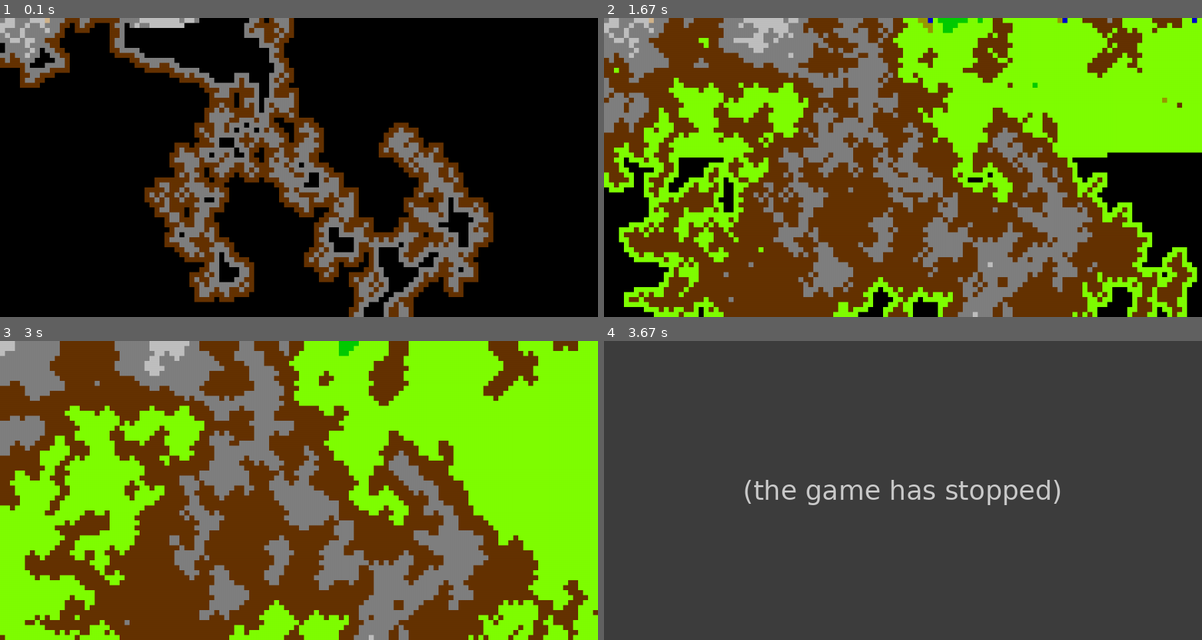
Above: before the commit, frames 1-4 (two rows, left to right).
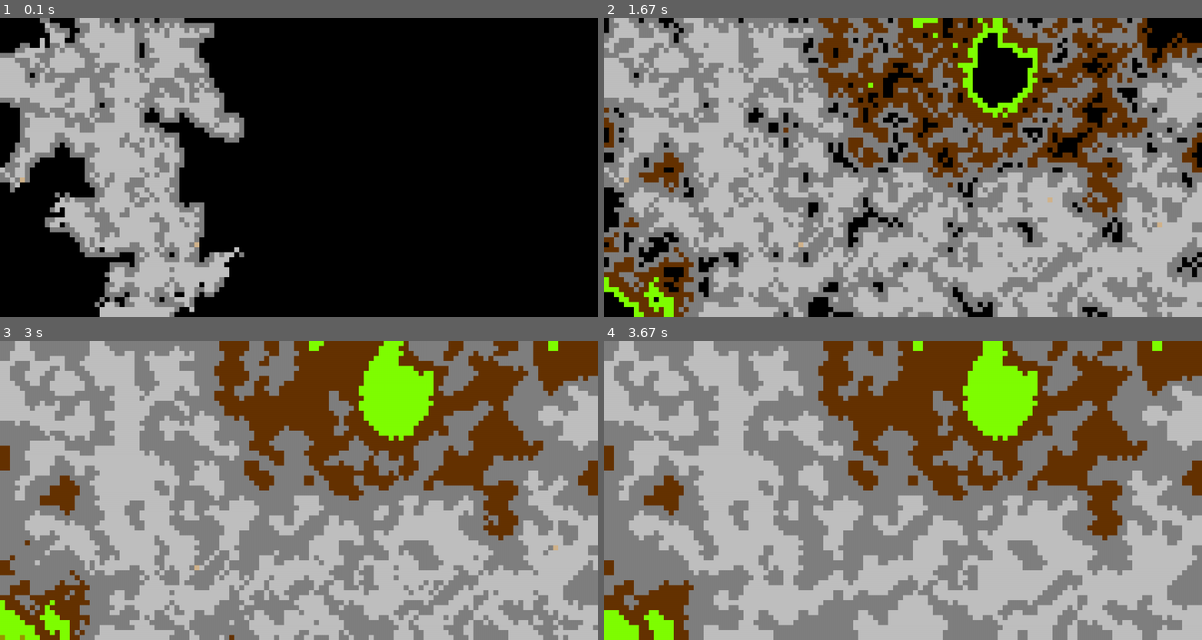
Above: after the commit, the same moments.

Repository: netdance/procgen_landscape_wfc
Game: pygame game, started from main.py
The game is run twice, just before and just after one commit, with the same random seed, the same clock (stepped at 60 frames per second) and the same inputs.
Inputs:
- Up to frame 1 (0.1 s): no input
- Up to frame 2 (1.67 s): no input
- Up to frame 3 (3 s): tap Q at 2.33, 2.67 s
- Up to frame 4 (3.67 s): tap Enter at 3, 3.33 s

The runs differ from the first frame. In frame 1, 43% of the frame differs, in the area x 0-83%, y 0-100%; in frame 2, 87%; in frame 3, 84%; in frame 4, 100%, in the area x 0-100%, y 0-100%.
Before the commit the program exited at 3.27 s; later frames show no game.

Commit message:
remove unused class

Diff:
--- a/mapgen/cgrid.py
+++ b/mapgen/cgrid.py
@@ -18,7 +18,7 @@
     smooth_point: Tuple[int, int] = (0, 0)
 
     connector_name: str = None
-    USE_RANDOM = False
+    USE_RANDOM = True
 
     def __post_init__(self):
         self.grid = [[None for _ in range(self.width)] for _ in range(self.height)]
--- a/mapgen/grid_seed.py
+++ /dev/null
@@ -1,14 +0,0 @@
-
-from typing import Dict, Tuple
-
-
-class GridSeed:
-
-    def __init__(self) -> None:
-        self.seed: Dict[Tuple: str] = {}
-
-    def add_seed(self, x: int, y: int, id: str) -> None:
-        self.seed[(x,y)] = id
-
-    def get_seeds(self) -> Dict[Tuple: str]:
-        return self.seed
